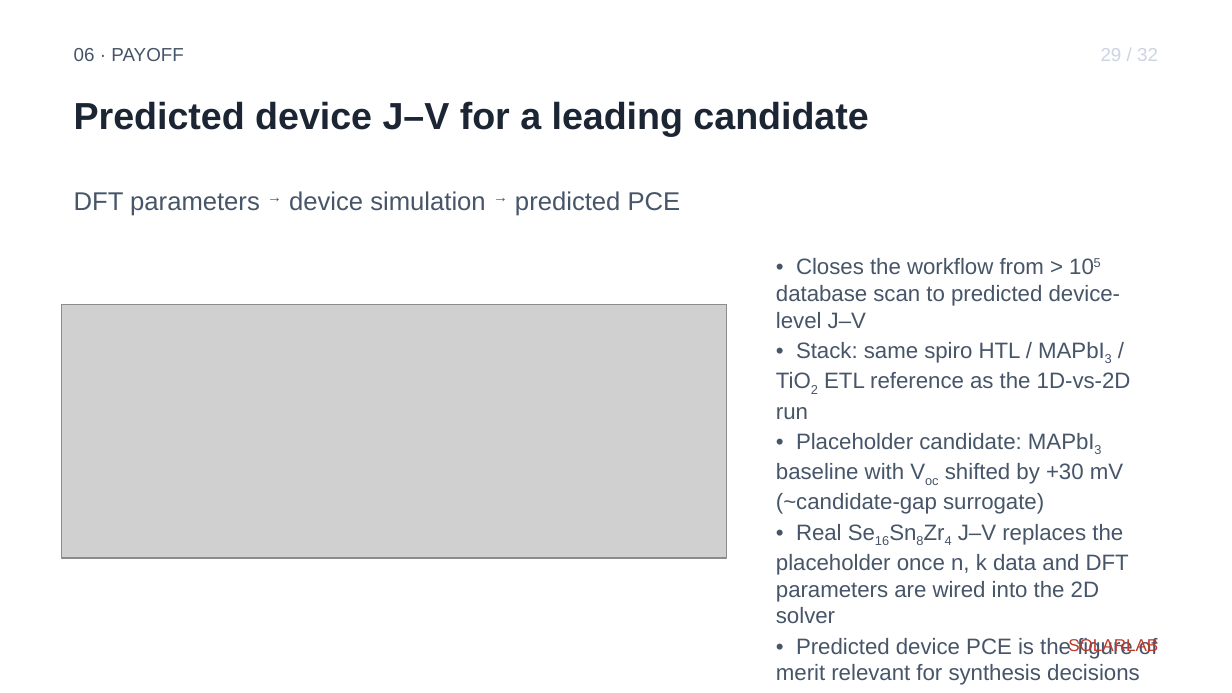
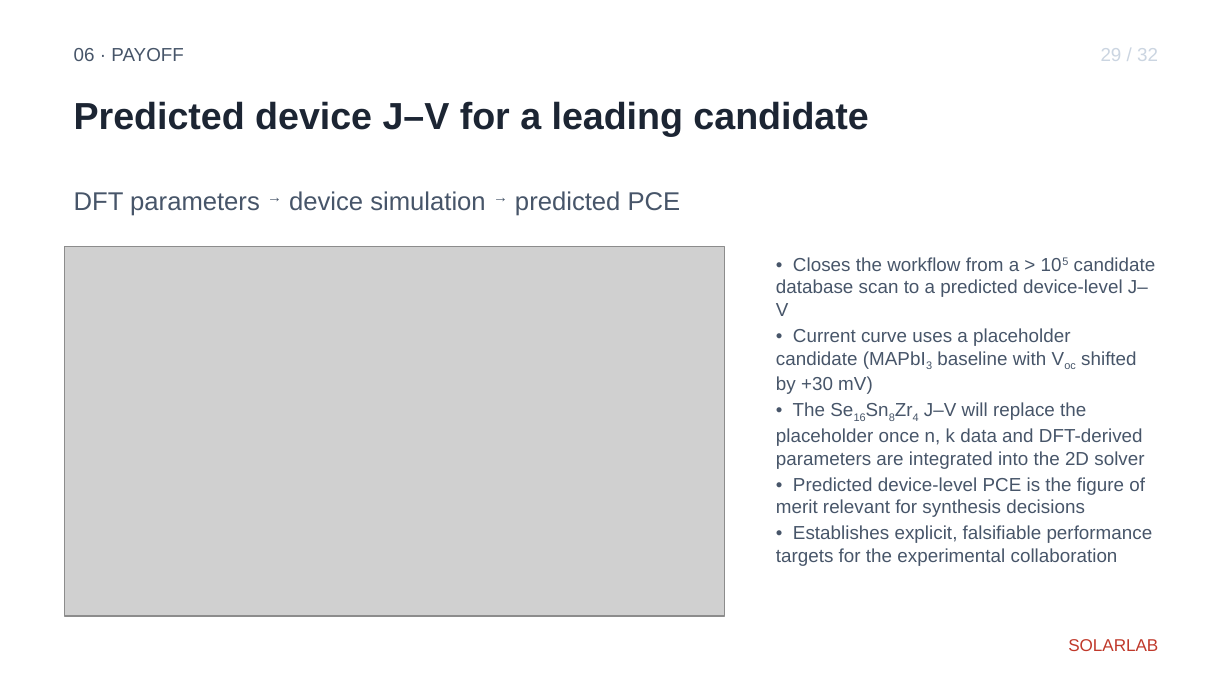
Before and after one commit to ShaneLogic/SolarLab, a slide deck: slide 35 of presentations/jmi-2026/output/jmi-2026.pptx. Drawn at 1232x693 pixels with LibreOffice and Linux fonts; fonts in the diff are those of the drawing; grey boxes stand for pictures. Boxes give left, top, right and bottom in pixels: in the first picture for what was removed or moved away, otherwise in the second. Text is boxed around its words. In the diff, an @@ line names an element or a change of style, - is before the commit and + after.

Commit message:
feat(jmi-ppt): add per-slide illustrations to BRIDGE — DEVICE SIM section
Slides s21–s26 carried only bullets. Added a schematic illustration to each
so the device-sim narrative reads visually, not just verbally:

- s21 — bulk DFT descriptors vs device-level inputs (two-column block
  diagram with bridging arrow)
- s22 — SolarLab framework (frontend / backend / solver core feeding four
  physics modules)
- s23 — band diagram with J_n, J_p, G and R flux annotations across the
  HTL / absorber / ETL stack
- s24 — TMM coherent optics: |E(x,λ)|² standing wave + α-weighted
  generation profile, layer-matrix annotation
- s25 — mobile-ion redistribution under bias (equilibrium vs after drift,
  with steric P_lim cap)
- s26 — Robin selective contacts: extracting / blocking S_n, S_p arrows
  at HTL and ETL with limits annotated

All glyphs route through matplotlib mathtext to avoid Arial subscript gaps.
Tests: 13 passed. Audit: 38 slides, 169 sub + 56 sup runs, no _/^ leaks.

Confidence: high
Scope-risk: narrow

```diff
--- a/presentations/jmi-2026/output/jmi-2026.pptx
+++ b/presentations/jmi-2026/output/jmi-2026.pptx
@@ picture: place and size @@
-picture at (62, 304, 727, 558)
+picture at (64, 246, 724, 616)
@@ text at (776, 257, 1156, 517): text changed; size 13 to 11 pt @@
-• Closes the workflow from > 105 database scan to predicted device-level J–V
-• Stack: same spiro HTL / MAPbI3 / TiO2 ETL reference as the 1D-vs-2D run
-• Placeholder candidate: MAPbI3 baseline with Voc shifted by +30 mV (~candidate-gap surrogate)
-• Real Se16Sn8Zr4 J–V replaces the placeholder once n, k data and DFT parameters are wired into the 2D solver
-• Predicted device PCE is the figure of merit relevant for synthesis decisions
+• Closes the workflow from a > 105 candidate database scan to a predicted device-level J–V
+• Current curve uses a placeholder candidate (MAPbI3 baseline with Voc shifted by +30 mV)
+• The Se16Sn8Zr4 J–V will replace the placeholder once n, k data and DFT-derived parameters are integrated into the 2D solver
+• Predicted device-level PCE is the figure of merit relevant for synthesis decisions
@@ text at (776, 525, 1153, 566): size 13 to 11 pt in "• Establishes explicit, falsifiable performance targets for ..." @@
```
Also in this commit, not shown: 11 other slides changed, 7 other files.
